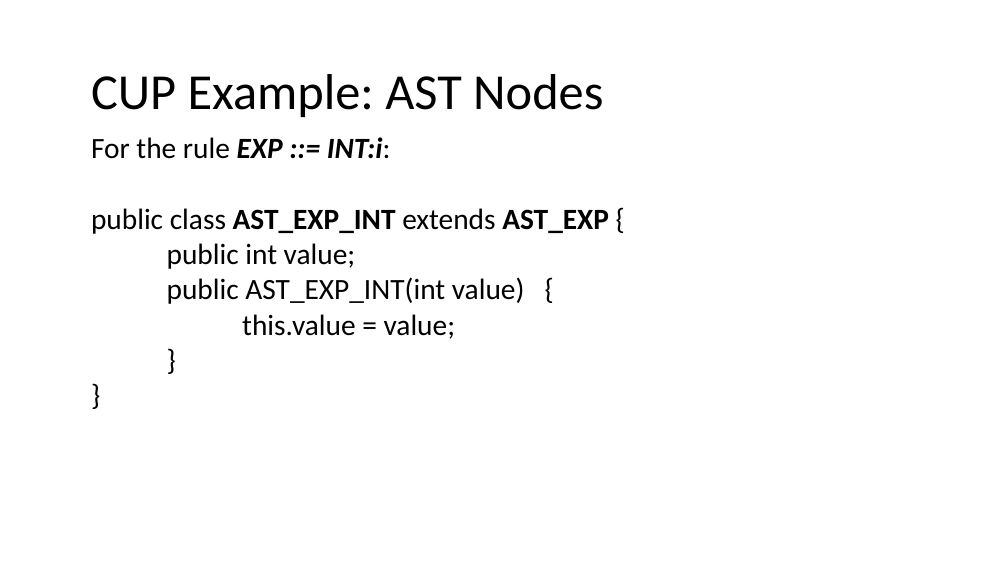
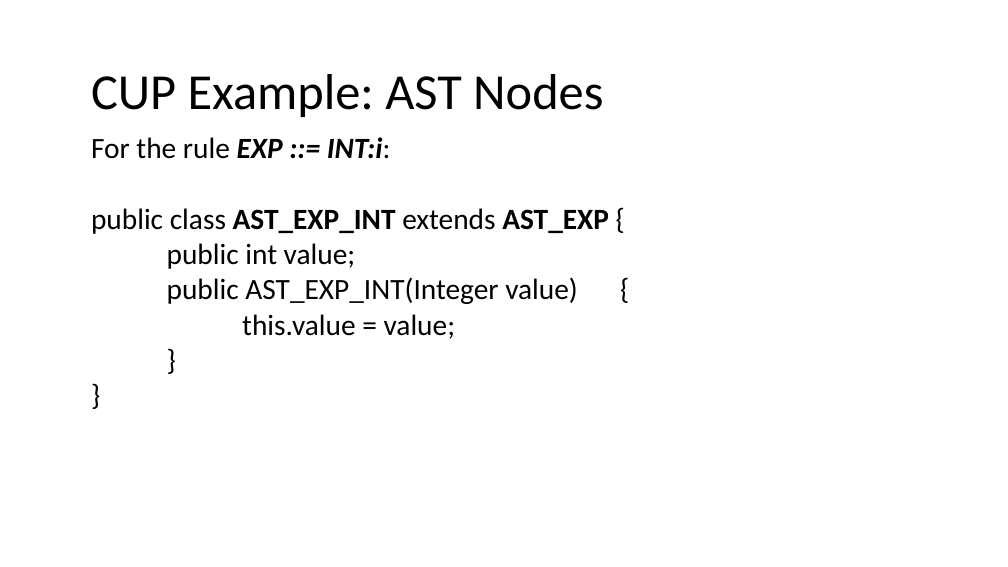
Before and after one commit to nivshani/compilation, a slide deck: slide 95 of slides/bottom_up_parsing.pptx (slide 92 before the commit). Drawn at 1008x567 pixels with LibreOffice and Linux fonts; fonts in the diff are those of the drawing. Boxes give left, top, right and bottom in pixels: in the first picture for what was removed or moved away, otherwise in the second. Text is boxed around its words. In the diff, an @@ line names an element or a change of style, - is before the commit and + after.

```diff
--- a/slides/bottom_up_parsing.pptx
+++ b/slides/bottom_up_parsing.pptx
@@ text at (167,277,578,304): text changed @@
-public AST_EXP_INT(int value) {
+public AST_EXP_INT(Integer value) {
```
Also in this commit, not shown: 1 other slide changed, 3 slides added, 1 other file.
